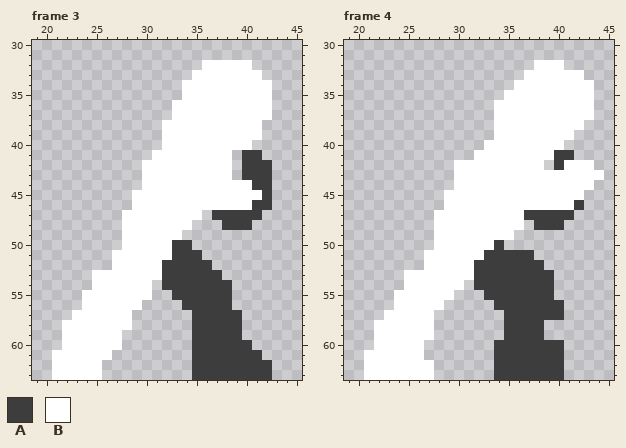
One commit to this pixel-art file: src/Unity/Fighters/Assets/Art/Sprites/Animations/fullpunch.aseprite. This is how it looked before the edit.
64x64 pixels, 12 frames. Shown: frame 3: x 19..45, y 30..63; frame 4: x 19..45, y 30..63.
Palette (. is transparent): A #3d3d3d  B #ffffff
Pixels before, frame 3, first column x 21:
32 ...............BBBBB..
33 ..............BBBBBBB.
34 .............BBBBBBBBB
35 .............BBBBBBBBB
36 ............BBBBBBBBBB
37 ............BBBBBBBBBB
38 ...........BBBBBBBBBB.
39 ...........BBBBBBBBBB.
40 ...........BBBBBBBBB..
41 ..........BBBBBBBB.AA.
42 .........BBBBBBBBB.AAA
43 .........BBBBBBBBB.AAA
44 .........BBBBBBBBBBBAA
45 ........BBBBBBBBBBBBBA
46 ........BBBBBBBBBBBBAA
47 .......BBBBBBBB.AAAAA.
48 .......BBBBBBB...AAA..
49 .......BBBBBB.........
50 .......BBBBBAA........
51 ......BBBBBBAAA.......
52 ......BBBBBAAAAA......
53 ....BBBBBBBAAAAAA.....
54 ....BBBBBB.AAAAAAA....
55 ...BBBBBBB..AAAAAA....
56 ...BBBBBB....AAAAA....
57 ..BBBBBB......AAAAA...
58 .BBBBBBB......AAAAA...
59 .BBBBBB.......AAAAA...
60 .BBBBBB.......AAAAAA..
61 BBBBBB........AAAAAAA.
62 BBBBB.........AAAAAAAA
63 BBBBB.........AAAAAAAA
Pixels before, frame 4, first column x 21:
32 .................BBB....
33 ................BBBBBB..
34 ...............BBBBBBBB.
35 ..............BBBBBBBBB.
36 .............BBBBBBBBBB.
37 .............BBBBBBBBBB.
38 .............BBBBBBBBB..
39 .............BBBBBBBB...
40 ............BBBBBBBB....
41 ...........BBBBBBBBAA...
42 .........BBBBBBBBB.ABBB.
43 .........BBBBBBBBBBBBBBB
44 .........BBBBBBBBBBBBBB.
45 ........BBBBBBBBBBBBBB..
46 ........BBBBBBBBBBBBBA..
47 .......BBBBBBBBBAAAAA...
48 .......BBBBBBBBB.AAA....
49 .......BBBBBBBB.........
50 .......BBBBBBA..........
51 ......BBBBBBAAAAA.......
52 ......BBBBBAAAAAAA......
53 ....BBBBBBBAAAAAAAA.....
54 ....BBBBBB.AAAAAAAA.....
55 ...BBBBBB...AAAAAAA.....
56 ...BBBBB.....AAAAAAA....
57 ..BBBBB.......AAAAAA....
58 .BBBBBB.......AAAA......
59 .BBBBBB.......AAAA......
60 .BBBBB.......AAAAAAA....
61 BBBBBB.......AAAAAAA....
62 BBBBBBB......AAAAAAA....
63 BBBBBBB......AAAAAAA....
After the commit:
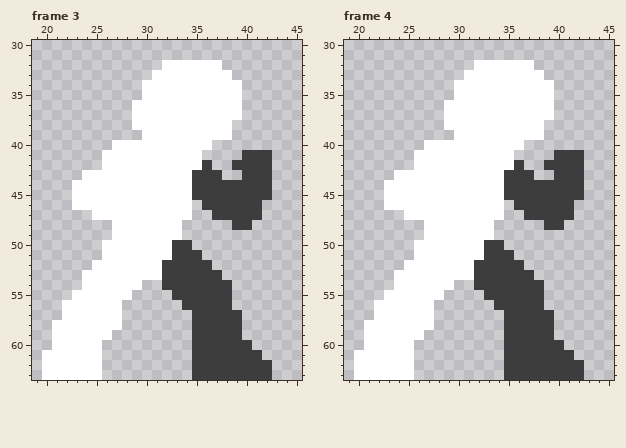
Diff:
Changed rows in their new state; - is an unchanged pixel.
Frame 3:
first column x 20:
32 ------------BBBB--...--
33 -----------BBBB----...-
34 ----------BBBB------...
35 ----------BBBB------...
36 ---------BBBB-------...
37 ---------BBBB-------...
38 ---------BBB-------...-
39 ----------BB-------...-
40 -------BBBBB-----....--
41 ------BBBBB-----...---A
42 ------BBBB------A..A---
43 ----BBBBBB-----AAA.----
44 ---BBBBBBB-----AAAAAA--
45 ---BBBBBB------AAAAAAA-
46 ---BBBBBB------.AAAAA-.
47 -----BBB-------.-------
48 -------B------.---.----
49 -------B---------------
50 ------BB---------------
51 ------B----------------
52 -----BB----------------
53 ----B------------------
54 ----B-----.------------
55 ---B-----..------------
56 --BB----..-------------
57 --B-----.--------------
58 -B------.--------------
59 -B-----.---------------
60 -B----..---------------
61 B-----.----------------
62 B----------------------
63 B----------------------
Frame 4:
first column x 20:
32 ------------BBBBBB...----
33 -----------BBBBBB--....--
34 ----------BBBBBB----....-
35 ----------BBBBB-----....-
36 ---------BBBBB------....-
37 ---------BBBBB------....-
38 ---------BBBBB-----....--
39 ----------BBBB-----...---
40 -------BBBBBB----....----
41 ------BBBBBB----....--A--
42 ------BBBB------A..A-AA.-
43 ----BBBBBB-----AAA..AAA..
44 ---BBBBBBB-----AAAAAAAA.-
45 ---BBBBBB------AAAAAAAA--
46 ---BBBBBB------.AAAAAA.--
47 -----BBB-------..--------
48 -------B------...-.------
49 -------B------..---------
50 ------BB-----A-----------
51 ------B---------..-------
52 -----BB----------..------
53 ----B-------------..-----
54 ----B-----.--------.-----
55 ---B-----.---------.-----
56 --BB----.----------..----
57 --B-----------------.----
58 -B-----------------A-----
59 -B-----.-----------A-----
60 -B----.-------.----------
61 B-----.-------.------A---
62 B-----..------.------AA--
63 B-----..------.------AA--
Where, in picture pixels (left, top, right, bottom), the same in both pictures:
changed: (42, 60, 272, 380)
changed: (354, 60, 604, 380)
